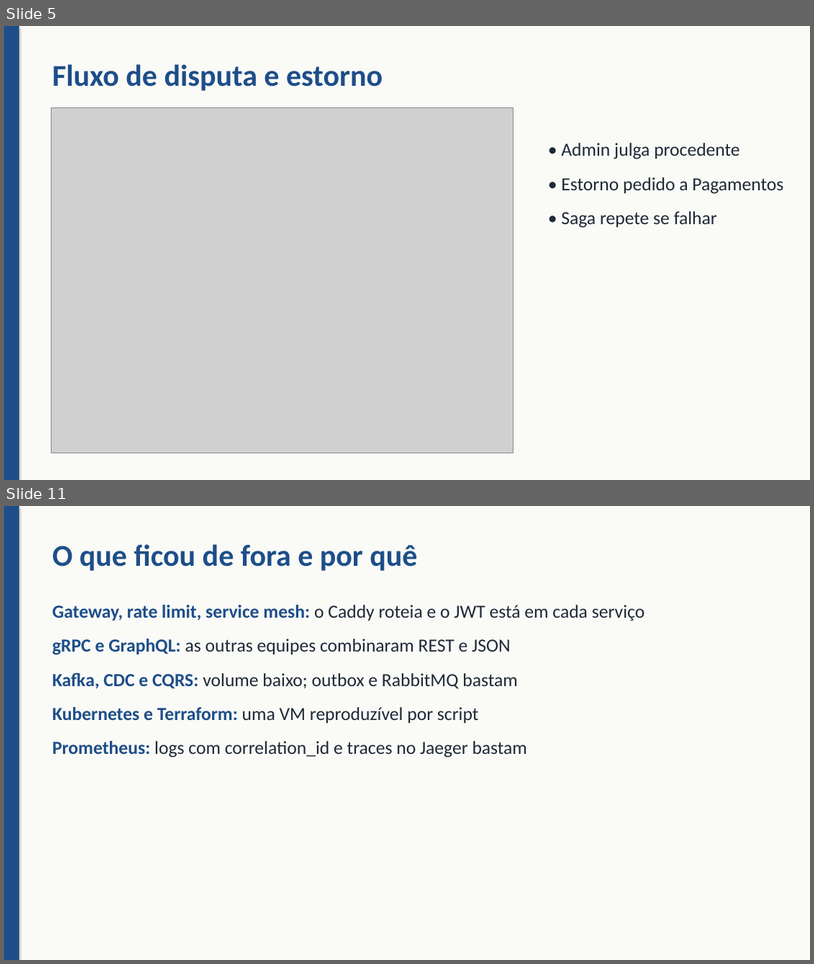
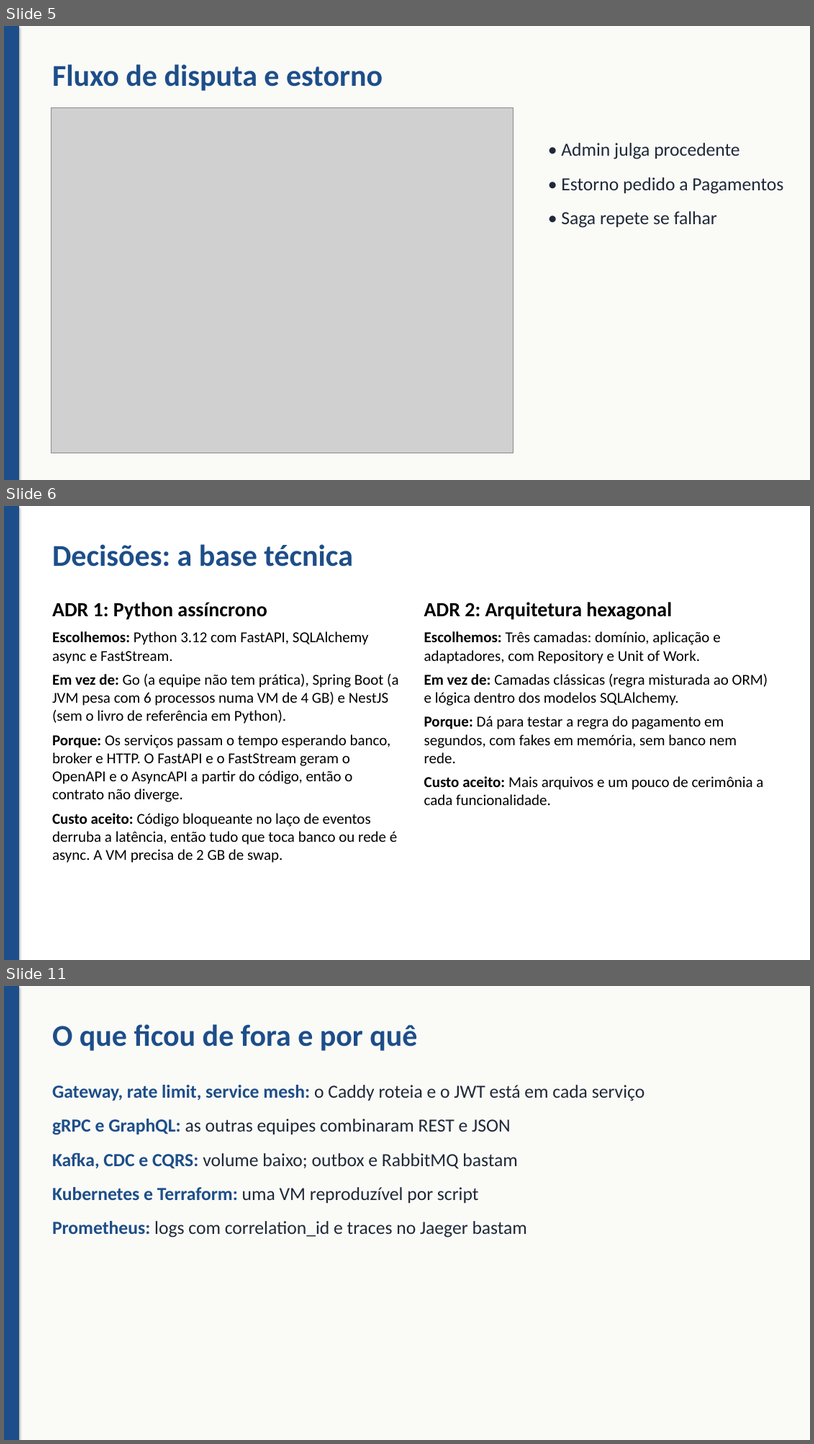
Before and after one commit to OcimarSchroederJR/delivery-financeiro, a slide deck: docs/apresentacao/apresentacao.pptx. Shown one above the other, each under a label of ours: slides 5 and 11 before the commit, slides 5, 6 and 11 after it; the slides between them are not shown. The pictures are 814x964 and 814x1444 pixels, drawn with LibreOffice and Linux fonts; fonts in the diff are those of the drawing; grey boxes stand for pictures. Boxes give left, top, right and bottom in pixels: in the first picture for what was removed or moved away, otherwise in the second. Text is boxed around its words. In the diff, an @@ line names an element or a change of style, - is before the commit and + after.

Commit message:
docs(apresentacao): detalha as decisões e os trade-offs em cinco slides
Cada decisão mostra o que escolhemos, as alternativas descartadas, o motivo e o custo aceito, com a fala nas notas. 'O que ficou de fora' passa a vir logo depois.

```diff
--- a/docs/apresentacao/apresentacao.pptx
+++ b/docs/apresentacao/apresentacao.pptx
@@ slide 6 added at [4, 506, 810, 960], background #FFFFFF @@
@@ rectangle added at [4, 506, 19, 960], fill #1D4E89 @@
@@ text added at [52, 544, 353, 566], 36 pt, text #1D4E89, bold @@
+Decisões: a base técnica
@@ text added at [52, 602, 399, 862], 18 pt, text #000000 @@
+ADR 1: Python assíncrono
+Escolhemos: Python 3.12 com FastAPI, SQLAlchemy async e FastStream.
+Em vez de: Go (a equipe não tem prática), Spring Boot (a JVM pesa com 6 processos numa VM de 4 GB) e NestJS (sem o livro de referência em Python).
+Porque: Os serviços passam o tempo esperando banco, broker e HTTP. O FastAPI e o FastStream geram o OpenAPI e o AsyncAPI a partir do código, então o contrato não diverge.
+Custo aceito: Código bloqueante no laço de eventos derruba a latência, então tudo que toca banco ou rede é async. A VM precisa de 2 GB de swap.
@@ text added at [424, 602, 769, 805], 18 pt, text #000000 @@
+ADR 2: Arquitetura hexagonal
+Escolhemos: Três camadas: domínio, aplicação e adaptadores, com Repository e Unit of Work.
+Em vez de: Camadas clássicas (regra misturada ao ORM) e lógica dentro dos modelos SQLAlchemy.
+Porque: Dá para testar a regra do pagamento em segundos, com fakes em memória, sem banco nem rede.
+Custo aceito: Mais arquivos e um pouco de cerimônia a cada funcionalidade.
```
Also in this commit, not shown: 4 other slides added, 2 slides removed.
